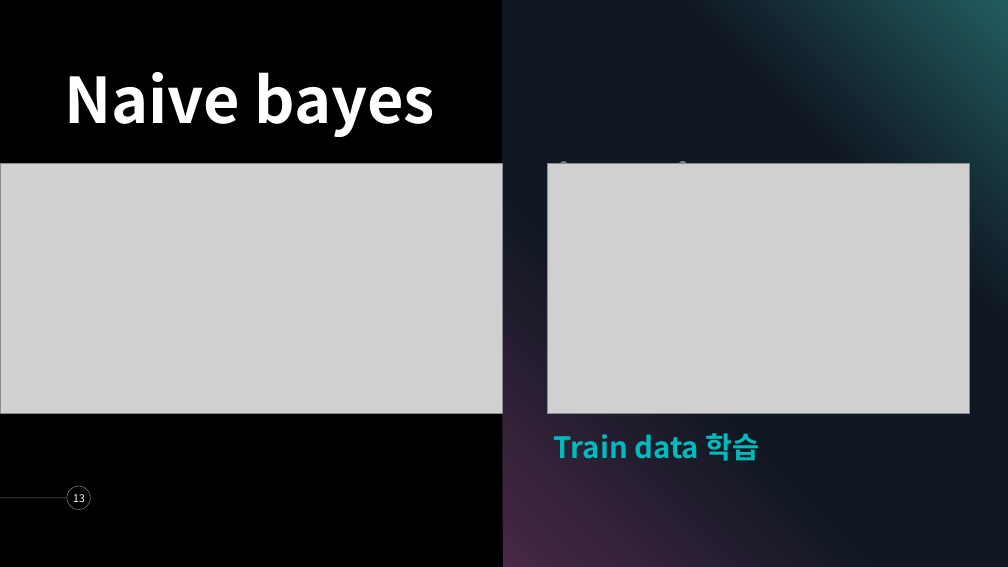
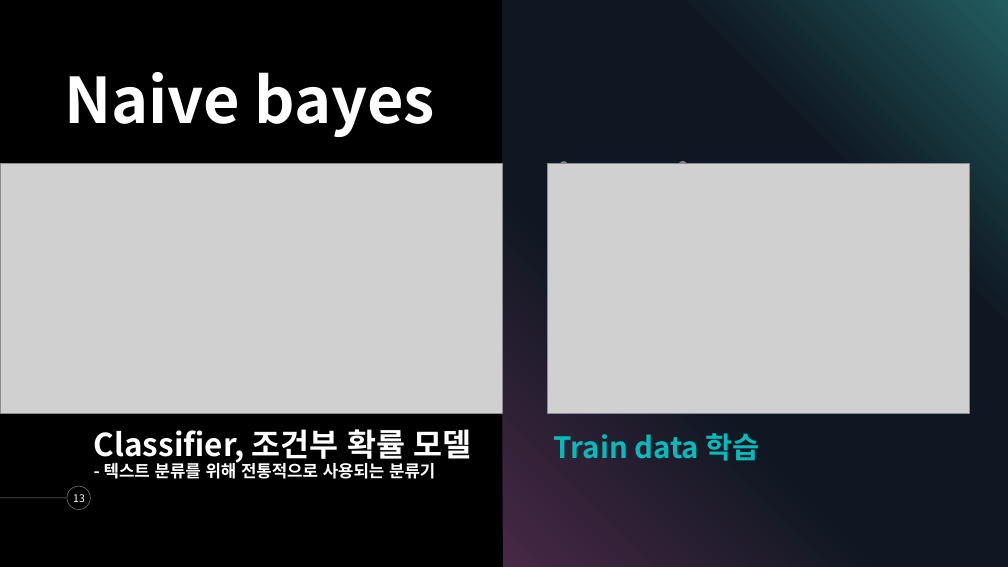
Before and after one commit to lsw6684/NLP_ML_Project, a slide deck: slide 13 of images/readMe.pptx. Drawn at 1008x567 pixels with LibreOffice and Linux fonts; fonts in the diff are those of the drawing; grey boxes stand for pictures. Boxes give left, top, right and bottom in pixels: in the first picture for what was removed or moved away, otherwise in the second. Text is boxed around its words. In the diff, an @@ line names an element or a change of style, - is before the commit and + after.

```diff
--- a/images/readMe.pptx
+++ b/images/readMe.pptx
@@ text added at (94, 429, 472, 479), 16 pt, text #FFFFFF, bold @@
+Classifier, 조건부 확률 모델
+- 텍스트 분류를 위해 전통적으로 사용되는 분류기
```
Also in this commit, not shown: 7 other slides changed, 9 other files.
